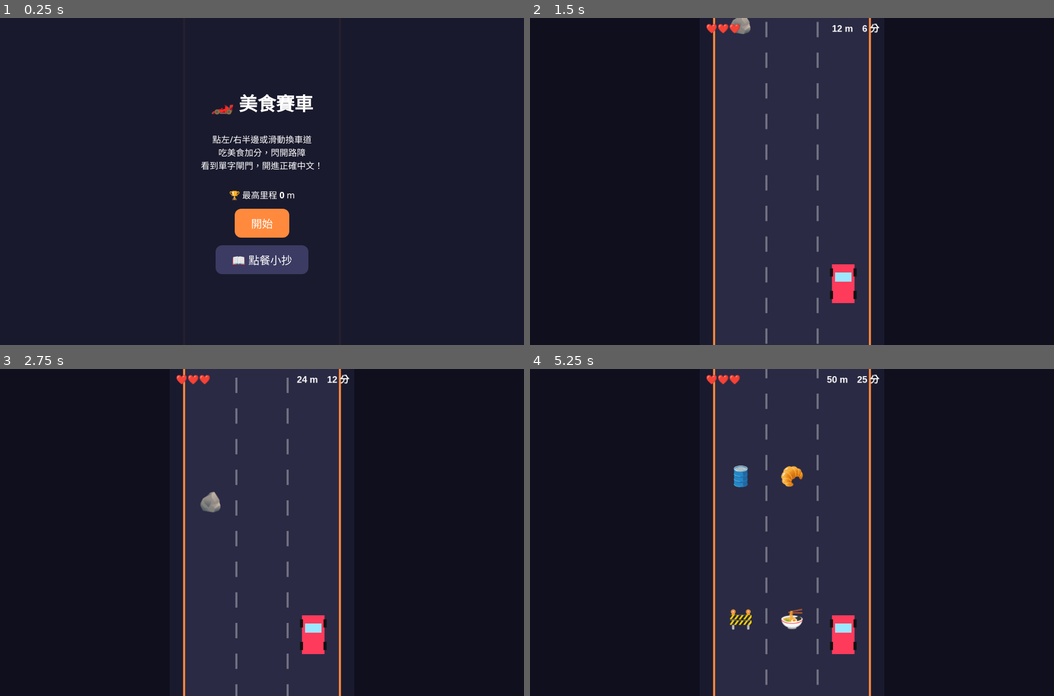
Above: before the commit, frames 1-4 (two rows, left to right).
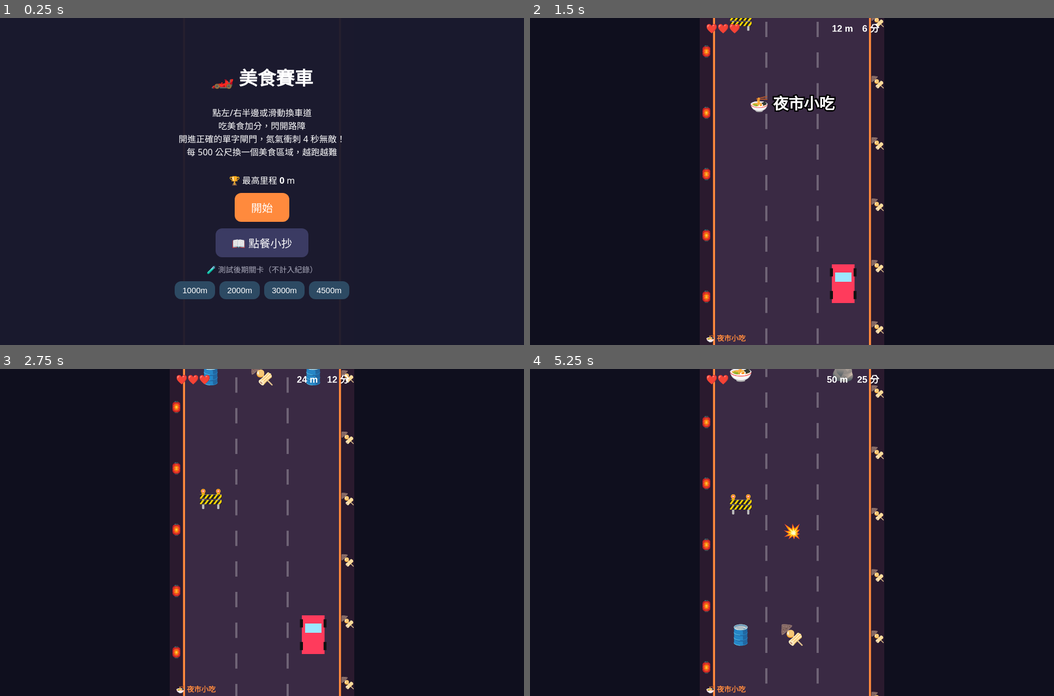
Above: after the commit, the same moments.

Repository: hanamimi516/food-game
Game: browser game, page index.html
Same seed, same stepped clock (60 frames per second), same inputs: the game is played once before the commit and once after it.
Inputs (mouse positions are in pixels of both pictures, inside the frame that each line leads up to):
- Up to frame 1 (0.25 s): no input
- Up to frame 2 (1.5 s): click "開始" at 0.27 s; hold Right from 1.03 s (still down); click (792, 214) at 1.07 s
- Up to frame 3 (2.75 s): release Right at 1.53 s; hold Left 1.58-2.15 s; click (157, 499) at 1.67 s; hold Right from 2.2 s (still down); click (366, 483) at 2.27 s; tap W at 2.52 s
- Up to frame 4 (5.25 s): release Right at 2.87 s; click (870, 597) at 2.87 s; hold Left 2.92-3.35 s; hold Right 3.4-3.9 s; click (661, 614) at 3.47 s; tap B at 3.52 s; hold Left 3.95-4.52 s; click (792, 467) at 4.07 s; tap M at 4.52 s; hold Right 4.57-5.23 s; click (949, 548) at 4.67 s

The runs differ from the first frame. In frame 1, 7.3% of the frame differs, in the area x 33-67%, y 15-86%; in frame 2, 1.7%; in frame 3, 1.5%; in frame 4, 3.0%.

Commit message:
Add files via upload

Diff:
--- a/index.html
+++ b/index.html
@@ -10,29 +10,31 @@
 html,body{margin:0;height:100%;background:#0f0f1e;color:#fff;font-family:system-ui,sans-serif;overflow:hidden}
 #app{position:relative;width:100%;height:100%}
 canvas{width:100%;height:100%;object-fit:contain;display:block;touch-action:none}
-.ov{position:absolute;inset:0;background:#1a1a2ef2;display:flex;flex-direction:column;align-items:center;justify-content:center;gap:14px;padding:20px;text-align:center;overflow:auto}
+.ov{position:absolute;inset:0;background:#1a1a2ef2;display:flex;flex-direction:column;align-items:center;justify-content:center;gap:12px;padding:20px;text-align:center;overflow:auto}
 .ov.hide{display:none}
 #sheet{justify-content:flex-start}
 button{font-size:20px;padding:12px 30px;border:0;border-radius:12px;background:#ff8a3d;color:#fff}
 button.s{background:#3b3b63}
+button.t{font-size:15px;padding:8px 14px;background:#2d4a63}
 h1{margin:0;font-size:34px}
 h3{margin:14px 0 4px;color:#ff8a3d;text-align:left;width:100%}
-.r{display:flex;justify-content:space-between;width:100%;padding:6px 4px;border-bottom:1px solid #fff2;font-size:17px}
+.r{display:flex;justify-content:space-between;gap:8px;width:100%;padding:6px 4px;border-bottom:1px solid #fff2;font-size:17px;text-align:left}
 .w{width:100%;max-width:360px}
 </style></head>
 <body><div id="app">
-<canvas id="c" width="360" height="640"></canvas>
-<div class="ov" id="menu"><h1>🏎️ 美食賽車</h1><p>點左/右半邊或滑動換車道<br>吃美食加分，閃開路障<br>看到單字閘門，開進正確中文！</p>
+<canvas id="c" width="720" height="1280"></canvas>
+<div class="ov" id="menu"><h1>🏎️ 美食賽車</h1><p>點左/右半邊或滑動換車道<br>吃美食加分，閃開路障<br>開進正確的單字閘門，氮氣衝刺 4 秒無敵！<br>每 500 公尺換一個美食區域，越跑越難</p>
 <div>🏆 最高里程 <b id="best">0</b> m</div>
-<button id="go">開始</button><button class="s" id="sh">📖 點餐小抄</button></div>
+<button id="go">開始</button><button class="s" id="sh">📖 點餐小抄</button>
+<div style="font-size:14px;color:#aab">🧪 測試後期關卡（不計入紀錄）</div>
+<div style="display:flex;gap:8px;flex-wrap:wrap;justify-content:center"><button class="t" data-m="1000">1000m</button><button class="t" data-m="2000">2000m</button><button class="t" data-m="3000">3000m</button><button class="t" data-m="4500">4500m</button></div></div>
 <div class="ov hide" id="sheet"></div>
 <div class="ov hide" id="over"></div>
 <div class="ov hide" id="pause"><h1>⏸ 暫停</h1><button id="res">繼續</button></div>
 </div>
 <script>
-// 單字庫：英文|中文|emoji|分類
-const V=`Sparkling water|氣泡水|🫧|d
-Tap water|自來水|🚰|d
+// 單字庫：英文|中文|emoji|分類（已避開「Café Talk 咖啡館」用過的單字）
+const V=`Tap water|自來水|🚰|d
 Iced tea|冰茶|🧊|d
 Refill|續杯|🔄|d
 Beer|啤酒|🍺|d
@@ -40,18 +42,23 @@
 Juice|果汁|🧃|d
 Coffee|咖啡|☕|d
 Milk|牛奶|🥛|d
+White wine|白酒|🥂|d
+Cocktail|雞尾酒|🍸|d
+Soda|汽水|🥤|d
+Whiskey|威士忌|🥃|d
+Champagne|香檳|🍾|d
+Mineral water|礦泉水|💧|d
+Green tea|綠茶|🍵|d
+Bubble tea|珍珠奶茶|🧋|d
 Steak|牛排|🥩|f
 Pasta|義大利麵|🍝|f
-Soup|湯|🍲|f
 Fried rice|炒飯|🍚|f
-Salad|沙拉|🥗|f
 Chicken|雞肉|🍗|f
 Pork|豬肉|🐖|f
 Beef|牛肉|🐄|f
 Fish|魚|🐟|f
 Bread|麵包|🍞|f
 Dessert|甜點|🍰|f
-Sandwich|三明治|🥪|f
 Grilled|炭烤的|🔥|c
 Fried|油炸的|🍟|c
 Steamed|蒸的|♨️|c
@@ -61,6 +68,12 @@
 Smoked|煙燻的|💨|c
 Medium rare|三分熟|🥩|c
 Well done|全熟|🍖|c
+Roasted|烤的（肉類）|🍗|c
+Stir-fried|快炒的|🥘|c
+Braised|紅燒的|🍖|c
+Pickled|醃漬的|🥒|c
+Stewed|燉煮的|🍲|c
+Marinated|醃製的|🥩|c
 Spicy|辣|🌶️|t
 Sweet|甜|🍬|t
 Sour|酸|🍋|t
@@ -69,6 +82,13 @@
 Mild|清淡|🥣|t
 Greasy|油膩|🍳|t
 Crispy|酥脆|🥓|t
+Juicy|多汁的|💦|t
+Tender|軟嫩的|🥩|t
+Chewy|有嚼勁的|🍬|t
+Creamy|綿密的|🍦|t
+Bland|沒味道的|😐|t
+Savory|鹹香的|🧂|t
+Tangy|酸爽的|🍋|t
 Peanuts|花生|🥜|a
 Shellfish|貝類海鮮|🦐|a
 Gluten|麩質|🌾|a
@@ -78,73 +98,167 @@
 Vegetarian|素食|🥦|a
 Vegan|純素|🌱|a
 Allergy|過敏|⚠️|a
+Lactose|乳糖|🥛|a
+Halal|清真的|☪️|a
+Kosher|猶太潔食|✡️|a
+Gluten-free|無麩質|🌾|a
+Sesame|芝麻|🫘|a
+Wheat|小麥|🌾|a
+Organic|有機的|🌿|a
+Calories|卡路里|🔥|a
 Menu|菜單|📋|r
 Bill|帳單|🧾|r
 Tip|小費|💵|r
 Reservation|訂位|📅|r
-Takeaway|外帶|🥡|r
-Napkin|餐巾紙|🧻|r
 Fork|叉子|🍴|r
 Chopsticks|筷子|🥢|r
 Spoon|湯匙|🥄|r
 Knife|刀子|🔪|r
-Waiter|服務生|🤵|r`.split('\n').map(l=>{const[en,zh,e,t]=l.split('|');return{en,zh,e,t}});
-const TN={d:'🥤 飲料',f:'🍽️ 主餐與食材',c:'🔥 烹調方式',t:'👅 口味與狀態',a:'⚠️ 過敏與限制',r:'🧾 餐廳用語'};
-const FD=['🍩','🍕','🍣','🥐','🍜','🧋','🍔','🌮'],OB=['🚧','🛢️','🪨'];
-const $=id=>document.getElementById(id),cv=$('c'),x=cv.getContext('2d');
+Waiter|服務生|🤵|r
+Plate|盤子|🍽️|r
+Bowl|碗|🥣|r
+Glass|玻璃杯|🥂|r
+Pitcher|水壺|🫗|r
+Teapot|茶壺|🫖|r
+Cash|現金|💵|b
+Credit card|信用卡|💳|b
+Change|找零|🪙|b
+Service charge|服務費|🧾|b
+Tax|稅金|🏷️|b
+Discount|折扣|🔖|b
+Split the bill|分開付|➗|b
+Appetizer|開胃菜|🥨|o
+Main course|主菜|🍽️|o
+Side dish|配菜|🥗|o
+Daily special|今日特餐|⭐|o
+Set meal|套餐|🍱|o
+Buffet|自助餐|🥘|o
+Leftovers|剩菜|🥡|o
+Dumplings|餃子|🥟|s
+Noodles|麵條|🍜|s
+Skewer|串燒|🍢|s
+Spring roll|春捲|🌯|s
+Sushi|壽司|🍣|s
+Curry|咖哩|🍛|s
+Kebab|烤肉串|🥙|s
+Taco|塔可餅|🌮|s
+Burrito|墨西哥捲餅|🫔|s
+Pizza|披薩|🍕|s
+Burger|漢堡|🍔|s
+Fries|薯條|🍟|s
+Hot dog|熱狗|🌭|s
+Meatball|肉丸|🧆|s
+Tomato|番茄|🍅|v
+Potato|馬鈴薯|🥔|v
+Onion|洋蔥|🧅|v
+Garlic|大蒜|🧄|v
+Carrot|紅蘿蔔|🥕|v
+Mushroom|蘑菇|🍄|v
+Cabbage|高麗菜|🥬|v
+Corn|玉米|🌽|v
+Cucumber|小黃瓜|🥒|v
+Broccoli|花椰菜|🥦|v
+Apple|蘋果|🍎|u
+Banana|香蕉|🍌|u
+Grapes|葡萄|🍇|u
+Strawberry|草莓|🍓|u
+Mango|芒果|🥭|u
+Pineapple|鳳梨|🍍|u
+Watermelon|西瓜|🍉|u
+Peach|桃子|🍑|u
+Salt|鹽|🧂|m
+Soy sauce|醬油|🍶|m
+Vinegar|醋|🫗|m
+Olive oil|橄欖油|🫒|m
+Ketchup|番茄醬|🍅|m
+Mustard|芥末醬|🟡|m
+Chili sauce|辣椒醬|🌶️|m
+Butter|奶油|🧈|m
+Jam|果醬|🍓|m
+Lamb|羊肉|🐑|p
+Duck|鴨肉|🦆|p
+Turkey|火雞肉|🦃|p
+Bacon|培根|🥓|p
+Sausage|香腸|🌭|p
+Shrimp|蝦子|🦐|p
+Crab|螃蟹|🦀|p
+Squid|魷魚|🦑|p
+Oyster|牡蠣|🦪|p
+Lobster|龍蝦|🦞|p`.split('\n').map(l=>{const[en,zh,e,t]=l.split('|');return{en,zh,e,t}});
+const TN={s:'🍜 街頭小吃與異國料理',t:'👅 口味與口感',v:'🥬 蔬菜',u:'🍎 水果',m:'🧂 調味料',o:'📋 點餐與餐點類型',f:'🍽️ 主餐',p:'🥩 肉類與海鮮',c:'🔥 烹調方式',d:'🥤 飲料與酒類',a:'⚠️ 過敏與飲食限制',b:'💳 結帳與付款',r:'🧾 餐桌與餐廳用語'};
+const ZN=[
+{n:'🍜 夜市小吃',t:['s','t'],bg:'#2a1a2e',rd:'#3a2a44',ed:'#ff8a3d',dc:['🏮','🍢'],fd:['🍢','🥟','🍜','🧆']},
+{n:'🥬 傳統市場',t:['v','u','m'],bg:'#12271b',rd:'#2a3a2e',ed:'#6fd99a',dc:['🌳','🧺'],fd:['🍎','🍌','🍇','🥕']},
+{n:'🍽️ 餐廳點餐',t:['o','f','p','c'],bg:'#2b1d14',rd:'#3d2e25',ed:'#e0a35c',dc:['🕯️','🪴'],fd:['🥩','🍗','🍝','🍞']},
+{n:'🥂 飲料與酒類',t:['d'],bg:'#1d1a3a',rd:'#2d2a4d',ed:'#b39ce8',dc:['🍷','✨'],fd:['🥂','🍸','🧋','🍵']},
+{n:'⚠️ 飲食限制',t:['a'],bg:'#341a1a',rd:'#452b2b',ed:'#ff6b6b',dc:['⚠️','🚫'],fd:['🥜','🌾','🥛','🥦']},
+{n:'🧾 結帳與服務',t:['r','b'],bg:'#102a2e',rd:'#213d41',ed:'#5ad1d1',dc:['💡','🛎️'],fd:['💵','💳','🧾','🪙']}];
+const OB=['🚧','🛢️','🪨'];
+const $=id=>document.getElementById(id),cv=$('c'),x=cv.getContext('2d');x.scale(2,2);
 const ls={get(k,d){try{return JSON.parse(localStorage.getItem(k))??d}catch(e){return d}},set(k,v){try{localStorage.setItem(k,JSON.stringify(v))}catch(e){}}};
 let P=ls.get('prog',{}),best=ls.get('best',0);
 const shuf=a=>a.map(v=>[Math.random(),v]).sort((p,q)=>p[0]-q[0]).map(v=>v[1]);
 const pick=a=>a[Math.floor(Math.random()*a.length)];
 const vib=n=>{try{navigator.vibrate&&navigator.vibrate(n)}catch(e){}};
 const LX=[80,180,280],PY=520;
-let st='menu',m,score,hp,ln,px,inv,boost,gt,nx,off,items,gate,miss,msg={t:0},ok,tot;
+const zOf=()=>ZN[Math.floor(m/500)%6];
+let st='menu',m=0,score,hp,ln,px,inv,boost,gt,nt,off,items=[],gate,miss,msg={t:0},zb={t:0},ok,tot,combo,zl,testRun=false,S0=0;
 
-function pickWord(){
-  const w=V.map(v=>{const p=P[v.en]||{s:0,w:0};return p.s>=3?.3:1+(p.w?2:0)});
+function pickWord(ty){
+  const L=V.filter(v=>v.t===ty),w=L.map(v=>{const p=P[v.en]||{s:0,w:0};return p.s>=3?.3:1+(p.w?2:0)});
   let r=Math.random()*w.reduce((a,b)=>a+b,0);
-  for(let i=0;i<V.length;i++){if((r-=w[i])<=0)return V[i]}
-  return V[0];
+  for(let i=0;i<L.length;i++){if((r-=w[i])<=0)return L[i]}
+  return L[0];
 }
 function mkGate(){
-  const q=pickWord(),ds=shuf(V.filter(v=>v.t==q.t&&v!==q)).slice(0,2),opts=shuf([q,...ds]);
-  return{y:-40,q,opts,ans:opts.indexOf(q)};
+  const q=pickWord(pick(zOf().t)),ds=shuf(V.filter(v=>v.t===q.t&&v!==q&&v.zh!==q.zh)).slice(0,2),opts=shuf([q,...ds]);
+  return{y:-40,q,opts,ans:opts.indexOf(q),rev:m>=1500&&Math.random()<.5};
 }
 function spawn(){
-  const L=shuf([0,1,2]),n=Math.random()<.35?2:1;
-  for(let i=0;i<n;i++)items.push({x:LX[L[i]],y:-40,o:1,e:pick(OB)});
-  if(Math.random()<.7)items.push({x:LX[L[2]],y:-40,e:pick(FD)});
+  const z=zOf(),L=shuf([0,1,2]),ks=['s','s','s'];
+  if(m>=600)ks.push('w','w');if(m>=1200)ks.push('m','m');if(m>=2000)ks.push('b');
+  const k=pick(ks);let food=Math.random()<.7;
+  if(k==='w'){[0,1,2].filter(i=>i!==L[0]).forEach(i=>items.push({x:LX[i],y:-40,o:1,e:'🚧'}));if(food)items.push({x:LX[L[0]],y:-40,e:pick(z.fd)});food=false}
+  else if(k==='m'){const a=L[0];items.push({x:LX[a],y:-40,o:1,e:'🚕',mv:a===1?pick([0,2]):1})}
+  else if(k==='b'){items.push({x:LX[L[0]],y:-60,o:1,e:'🏍️',vm:1.35})}
+  else{const n=Math.random()<.35?2:1;for(let i=0;i<n;i++)items.push({x:LX[L[i]],y:-40,o:1,e:pick(OB)})}
+  if(food){if(hp<3&&Math.random()<.12)items.push({x:LX[L[2]],y:-40,h:1,e:'❤️'});else items.push({x:LX[L[2]],y:-40,e:pick(z.fd)})}
 }
 const say=(t,c)=>msg={t:1,s:t,c};
-function start(){
-  m=0;score=0;hp=3;ln=1;px=LX[1];inv=0;boost=0;gt=0;nx=200;off=0;items=[];gate=null;miss={};ok=0;tot=0;
+function start(s0){
+  S0=typeof s0==='number'?s0:0;testRun=S0>0;
+  m=S0;score=0;hp=3;ln=1;px=LX[1];inv=0;boost=0;gt=6;nt=1;off=0;items=[];gate=null;miss={};ok=0;tot=0;combo=0;zl=-1;
   st='play';['menu','over','sheet','pause'].forEach(i=>$(i).classList.add('hide'));
 }
 function end(){
-  st='over';const d=Math.floor(m),nb=d>best;if(nb)best=d;ls.set('best',best);ls.set('prog',P);
+  st='over';const d=Math.floor(m),nb=!testRun&&d>best;
+  if(!testRun){if(nb)best=d;ls.set('best',best);ls.set('prog',P)}
   const ms=Object.values(miss).map(v=>`<div class=r><span>${v.e} ${v.en}</span><span>${v.zh}</span></div>`).join('');
-  $('over').innerHTML=`<h1>🏁 結束</h1><div>行駛 <b>${d}</b> m　得分 <b>${Math.floor(score)}</b></div>${nb?'<div>🎉 新紀錄！</div>':''}<div>單 …(139 unchanged characters)…
-  $('over').classList.remove('hide');$('a1').onclick=start;$('a2').onclick=menu;
+  $('over').innerHTML=`<h1>🏁 結束</h1>${testRun?'<div>🧪 測試模式（不計入紀錄）</div>':''}<div>行駛 <b>${d}</b> m　得分 <b>${Math.floor(score)}</b></div><div>最後區域：${zOf().n}</div>${nb?'<div>🎉 新紀錄！</div>':''}<div>單 …(139 unchanged characters)…
+  $('over').classList.remove('hide');$('a1').onclick=()=>start(S0);$('a2').onclick=menu;
 }
 function menu(){st='menu';$('best').textContent=best;$('over').classList.add('hide');$('menu').classList.remove('hide')}
 function sheet(){
-  let h='<h1>📖 點餐小抄</h1><div class=w>';
+  let h=`<h1>📖 點餐小抄</h1><div>共 ${V.length} 個單字</div><div class=w>`;
   for(const t in TN){h+=`<h3>${TN[t]}</h3>`+V.filter(v=>v.t==t).map(v=>`<div class=r><span>${v.e} ${v.en}</span><span>${v.zh}</span></div>`).join('')}
   $('sheet').innerHTML=h+'</div><button id=bk style="margin:16px 0">返回</button>';
-  $('sheet').classList.remove('hide');$('bk').onclick=()=>$('sheet').classList.add('hide');
+  $('sheet').classList.remove('hide');$('sheet').scrollTop=0;$('bk').onclick=()=>$('sheet').classList.add('hide');
 }
 function upd(dt){
-  inv=Math.max(0,inv-dt);boost=Math.max(0,boost-dt);
-  const v=(200+Math.min(m,1500)*.12)*(boost>0?1.4:1);
+  inv=Math.max(0,inv-dt);const pb=boost;boost=Math.max(0,boost-dt);if(pb>0&&boost<=0)inv=Math.max(inv,1.2);
+  const base=200+Math.min(m,3000)*.1+Math.min(Math.max(m-3000,0),3000)*.03,v=base*(boost>0?1.4:1);
   m+=v*dt/20;score+=v*dt/40*(boost>0?2:1);
-  px+=(LX[ln]-px)*Math.min(1,dt*14);off=(off+v*dt)%60;
-  if(!gate){gt+=dt;if(gt>18){gate=mkGate();gt=0}}
-  if(!gate&&(nx-=v*dt)<=0){nx=280-Math.min(m,1000)*.08;spawn()}
+  const z=Math.floor(m/500);if(z!==zl){zl=z;zb={t:2.4,s:ZN[z%6].n+(z>=6?'　第'+(Math.floor(z/6)+1)+'輪':'')}}
+  px+=(LX[ln]-px)*Math.min(1,dt*14);off=(off+v*dt)%120;
+  if(!gate){gt+=dt;if(gt>Math.max(11,18-Math.floor(m/500)*.8)){gate=mkGate();gt=0}}
+  if(!gate&&(nt-=dt)<=0){nt=Math.max(.55,1.3-m*.00025)*(.9+Math.random()*.2);spawn()}
   for(const it of items){
-    it.y+=v*dt;
+    it.y+=v*dt*(it.vm||1);
+    if(it.mv!=null&&it.y>140){const d=LX[it.mv]-it.x;it.x+=Math.sign(d)*Math.min(Math.abs(d),260*dt)}
     if(!it.d&&Math.abs(it.y-PY)<36&&Math.abs(it.x-px)<46){
       it.d=1;
-      if(it.o){if(!inv){hp--;inv=1.5;vib(200);say('💥','#f55');if(hp<=0)return end()}}
+      if(it.h){hp=Math.min(3,hp+1);say('❤️ +1','#ff6b8a');vib(30)}
+      else if(it.o){if(boost>0){score+=30;vib(30);say('💥 撞飛！+30','#ffd23d')}else if(!inv){hp--;inv=1.5;vib(200);say('💥','#f55');if(hp<=0)return end()}}
       else{score+=50;vib(15)}
     }
   }
@@ -153,33 +267,48 @@
     gate.y+=Math.min(v,170)*dt;
     if(gate.y>PY+20){
       const g=gate.q,p=P[g.en]||(P[g.en]={s:0,w:0});tot++;
-      if(ln==gate.ans){p.s++;ok++;boost=4;score+=200;say('✔ 氮氣加速！','#4f4')}
-      else{p.s=0;p.w++;score=Math.max(0,score-150);miss[g.en]=g;say('✘ '+g.zh,'#fa4');vib(80)}
-      ls.set('prog',P);gate=null;
+      if(ln==gate.ans){p.s++;ok++;combo++;boost=4;score+=200+Math.min(combo-1,5)*50;say(combo>1?'✔ 連對 ×'+combo+'！無敵衝刺':'✔ 氮氣無敵衝刺！','#4f4')}
+      else{p.s=0;p.w++;combo=0;score=Math.max(0,score-150);miss[g.en]=g;say('✘ '+(gate.rev?g.en:g.zh),'#fa4');vib(80)}
+      if(!testRun)ls.set('prog',P);gate=null;
     }
   }
 }
+function fitTxt(t,w,mx){
+  for(let s=mx;s>=11;s--){
+    x.font='bold '+s+'px sans-serif';if(x.measureText(t).width<=w)return{L:[t],s};
+    const wd=t.split(' ');
+    if(wd.length>1)for(let k=1;k<wd.length;k++){const a=wd.slice(0,k).join(' '),b=wd.slice(k).join(' ');if(x.measureText(a).width<=w&&x.measureText(b).width<=w)return{L:[a,b],s}}
+  }
+  return{L:[t],s:11};
+}
 function draw(){
-  x.fillStyle='#1a1a2e';x.fillRect(0,0,360,640);
-  x.fillStyle=boost>0?'#3a2a44':'#2a2a44';x.fillRect(30,0,300,640);
-  x.fillStyle='#ffffff55';
-  for(let i=1;i<3;i++)for(let y=-60+off;y<640;y+=60)x.fillRect(28+i*100,y,4,30);
-  x.fillStyle='#ff8a3d';x.fillRect(26,0,4,640);x.fillRect(330,0,4,640);
-  if(st=='menu'||!items)return;
-  x.textAlign='center';x.textBaseline='middle';x.font='38px serif';
-  items.forEach(i=>x.fillText(i.e,i.x,i.y));
+  const z=zOf();
+  x.fillStyle=z.bg;x.fillRect(0,0,360,640);x.fillStyle=z.rd;x.fillRect(30,0,300,640);
+  x.fillStyle='#ffffff44';for(let i=1;i<3;i++)for(let y=-60+off%60;y<640;y+=60)x.fillRect(28+i*100,y,4,30);
+  x.fillStyle=z.ed;x.fillRect(26,0,4,640);x.fillRect(330,0,4,640);
+  x.textAlign='center';x.textBaseline='middle';x.font='22px serif';
+  for(let y=-60+off%120;y<680;y+=120){x.fillText(z.dc[0],13,y);x.fillText(z.dc[1],347,y+60)}
+  if(st=='menu')return;
+  if(zb.t>0){zb.t-=.033;x.globalAlpha=Math.min(1,zb.t);x.font='bold 30px sans-serif';x.lineWidth=5;x.strokeStyle='#000';x.strokeText(zb.s,180,170);x.fillStyle='#fff';x.fillText(zb.s,180,170);x.globalAlpha=1}
+  x.font='38px serif';
+  items.forEach(i=>{x.fillText(i.e,i.x,i.y);if(i.mv!=null&&i.y<140){x.font='bold 20px sans-serif';x.fillStyle='#ffd23d';x.fillText('⇄',i.x,i.y-28);x.font='38px serif'}});
   if(gate){
-    gate.opts.forEach((o,i)=>{x.fillStyle='#3b82f6cc';x.fillRect(34+i*100,gate.y-35,92,70);x.fillStyle='#fff';x.font='bold 20px sans-serif';x.fillText(o.zh,80+i*100,gate.y)});
-    x.fillStyle='#000b';x.fillRect(30,46,300,56);x.fillStyle='#fff';x.font='bold 26px sans-serif';x.fillText(gate.q.e+' '+gate.q.en,180,74);
-  }
+    gate.opts.forEach((o,i)=>{x.fillStyle='#3b82f6cc';x.fillRect(34+i*100,gate.y-35,92,70);x.fillStyle='#fff';const f=fitTxt(gate.rev?o.en:o.zh,84,20);x.font='bold '+f.s+'px sans-serif';f.L.forEach((t,k)=>x.fillText(t,80+i*100,gate.y+(k-(f.L.length-1)/2)*(f.s+2)))});
+    x.fillStyle='#000b';x.fillRect(30,46,300,56);x.fillStyle='#fff';const q=gate.rev?gate.q.zh:gate.q.en,f=fitTxt(q,230,26);x.font='bold '+f.s+'px sans-serif';x.fillText(gate.q.e+' '+f.L.join(' '),180,74);
+  }
+  if(boost>0){const gl=x.createRadialGradient(px,PY,8,px,PY,58);gl.addColorStop(0,'rgba(255,210,61,.5)');gl.addColorStop(1,'rgba(255,210,61,0)');x.fillStyle=gl;x.fillRect(px-64,PY-64,128,128);x.fillStyle='#ff9d2e';x.beginPath();x.moveTo(px-14,PY+38);x.lineTo(px,PY+66+Math.random()*14);x.lineTo(px+14,PY+38);x.fill();x.fillStyle='#fff3a0';x.beginPath();x.moveTo(px-7,PY+38);x.lineTo(px,PY+54+Math.random()*8);x.lineTo(px+7,PY+38);x.fill()}
   if(!(inv>0&&Math.floor(inv*10)%2)){
     x.fillStyle=boost>0?'#ffd23d':'#ff3b5c';x.fillRect(px-22,PY-38,44,76);
     x.fillStyle='#9be7ff';x.fillRect(px-16,PY-22,32,18);x.fillStyle='#111';x.fillRect(px-26,PY-30,6,16);x.fillRect(px+20,PY-30,6,16);x.fillRect(px-26,PY+14,6,16);x.fillRect(px+20,PY+14,6,16);
   }
   x.textAlign='left';x.font='bold 18px sans-serif';x.fillStyle='#fff';
   x.fillText('❤️'.repeat(Math.max(hp,0)),12,22);
-  x.textAlign='right';x.fillText(Math.floor(m)+' m　'+Math.floor(score)+' 分',350,22);
-  if(msg.t>0){msg.t-=.03;x.textAlign='center';x.font='bold 28px sans-serif';x.fillStyle=msg.c;x.fillText(msg.s,180,320)}
+  if(boost>0){x.fillStyle='#ffd23d';x.fillText('🔥 無敵 '+boost.toFixed(1)+'s',12,46);x.fillStyle='#fff'}
+  x.font='bold 14px sans-serif';x.fillStyle=z.ed;x.fillText(z.n+(testRun?'　🧪':''),12,628);
+  x.textAlign='right';x.font='bold 18px sans-serif';x.fillStyle='#fff';x.fillText(Math.floor(m)+' m　'+Math.floor(score)+' 分',350,22);
+  if(combo>1){x.font='bold 15px sans-serif';x.fillStyle='#ffd23d';x.fillText('COMBO ×'+combo,350,46)}
+  x.textAlign='center';
+  if(msg.t>0){msg.t-=.03;x.font='bold 28px sans-serif';x.fillStyle=msg.c;x.fillText(msg.s,180,320)}
 }
 let last=0;
 function loop(t){
@@ -189,13 +318,14 @@
   if(st=='play')upd(dt);
   draw();
 }
-const go=d=>{ln=Math.max(0,Math.min(2,ln+d))};
+const mv=d=>{ln=Math.max(0,Math.min(2,ln+d))};
 let sx=0;
 addEventListener('pointerdown',e=>{sx=e.clientX});
-addEventListener('pointerup',e=>{if(st!='play')return;const d=e.clientX-sx;go(Math.abs(d)>40?Math.sign(d):(e.clientX<innerWidth/2?-1:1))});
-addEventListener('keydown',e=>{if(st!='play')return;if(e.key=='ArrowLeft')go(-1);if(e.key=='ArrowRight')go(1)});
+addEventListener('pointerup',e=>{if(st!='play')return;const d=e.clientX-sx;mv(Math.abs(d)>40?Math.sign(d):(e.clientX<innerWidth/2?-1:1))});
+addEventListener('keydown',e=>{if(st!='play')return;if(e.key=='ArrowLeft')mv(-1);if(e.key=='ArrowRight')mv(1)});
 document.addEventListener('visibilitychange',()=>{if(document.hidden&&st=='play'){st='pause';$('pause').classList.remove('hide')}});
-$('go').onclick=start;$('sh').onclick=sheet;
+$('go').onclick=()=>start();$('sh').onclick=sheet;
+document.querySelectorAll('button.t').forEach(b=>b.onclick=()=>start(+b.dataset.m));
 $('res').onclick=()=>{$('pause').classList.add('hide');st='play'};
 $('best').textContent=best;
 requestAnimationFrame(loop);
--- a/sw.js
+++ b/sw.js
@@ -1,4 +1,4 @@
-const CACHE='food-race-v1';
+const CACHE='food-race-v4';
 const FILES=['./','./index.html','./manifest.json','./icon-192.png','./icon-512.png'];
 self.addEventListener('install',e=>{e.waitUntil(caches.open(CACHE).then(c=>c.addAll(FILES)));self.skipWaiting()});
 self.addEventListener('activate',e=>{e.waitUntil(caches.keys().then(k=>Promise.all(k.filter(x=>x!==CACHE).map(x=>caches.delete(x)))));self.clients.claim()});
